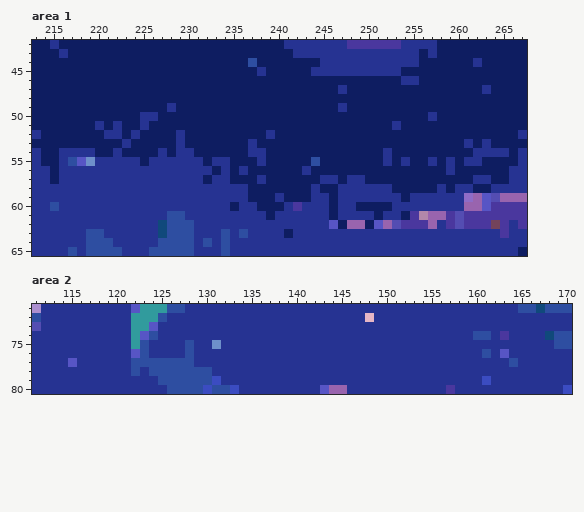
File history of a pixel-art file, frontend/sun.aseprite. That is the earlier state.
299x168 pixels, 1 frame. Shown: area 1: x 213..267, y 42..65; area 2: x 111..170, y 71..80. The commit also changed other parts of the picture, which this record leaves out.
Now the later version:
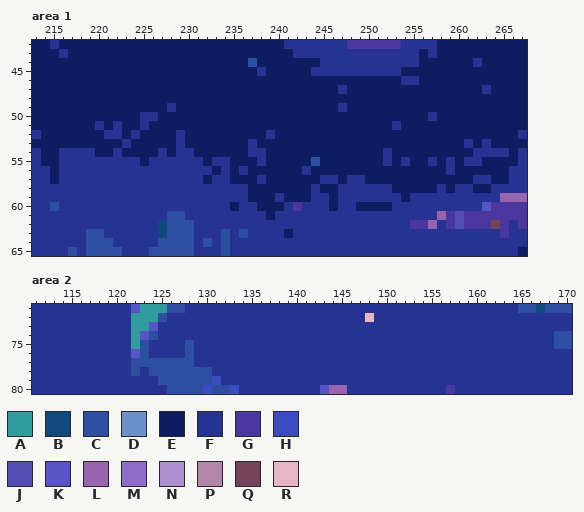
Palette (. is transparent): A #319b9d  B #10497b  C #2e4ea1  D #6e90ca  E #0e1d61  F #263392  G #4a379e  H #3b4cc1  J #544db2  K #5755c5  L #9964ae  M #8f6cc7  N #ac8fcf  P #b287aa  Q #73435b  R #e6b6c5
Difference:
Area 1:
y 55: x 217..219 CKD -> FFF
y 59: x 261..264 MLKJ -> FFFF
y 60: x 261..262 LL -> FF
y 61: x 246 E -> F; x 251 E -> F; x 254..257 EGPL -> FFFF
y 62: x 246..254 KELLEKLJG -> FFFFFFFFF
Area 2:
y 71: x 111 N -> F
y 72: x 111 C -> F
y 73: x 111 J -> F
y 74: x 160..161 CC -> FF; x 163 G -> F; x 168 B -> F
y 75: x 131 D -> F
y 76: x 161 C -> F; x 163 K -> F
y 77: x 115 K -> F; x 164 C -> F
y 79: x 161 H -> F
y 80: x 170 H -> F
